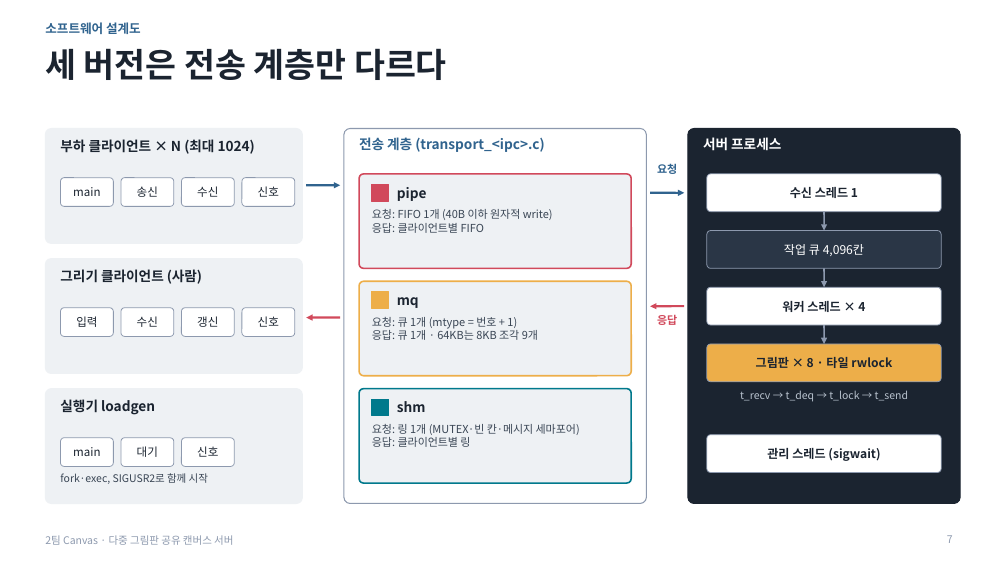
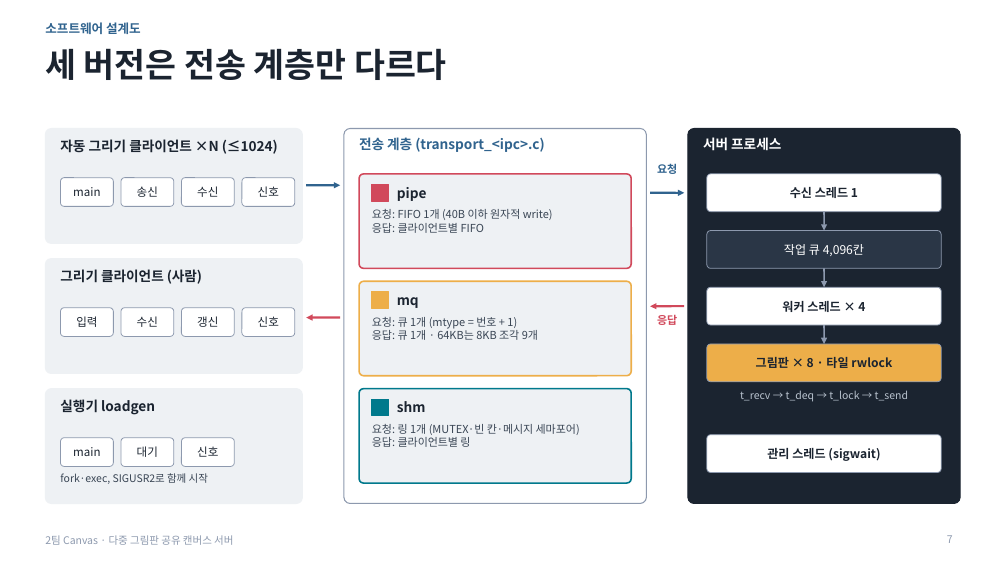
Before and after one commit to unix-ipc-canvas/canvas, a slide deck: slide 7 of docs/submission/발표자료.pptx. Drawn at 1008x567 pixels with LibreOffice and Linux fonts; fonts in the diff are those of the drawing. Boxes give left, top, right and bottom in pixels: in the first picture for what was removed or moved away, otherwise in the second. Text is boxed around its words. In the diff, an @@ line names an element or a change of style, - is before the commit and + after.

Commit message:
docs: 제출물 전체 검토 반영 — 최종보고서·발표자료·대본 다시 만들기
자동 그리기 클라이언트로 이름을 바꾸고, 작업 표현을 정리한 내용을 최종보고서·발표자료·대본에 반영. 검토에서 찾은 어긋남을 고침: 측정 환경의 메모리(약 15GiB)·커널(1단계 보강은 7.0.0-44) 표기, 대본의 투입 시간(153시간, 보고서·발표자료와 같게 작업 기록에서 계산), 2단계 측정 조건 문장의 범위, 실행 결과 슬라이드 제목. AI 활용 기록과 대화 기록에 이번 요청을 덧붙임. Refs #93

```diff
--- a/docs/submission/발표자료.pptx
+++ b/docs/submission/발표자료.pptx
@@ text at (60,139,278,154): text changed @@
-부하 클라이언트 × N (최대 1024)
+자동 그리기 클라이언트 ×N (≤1024)
```
Also in this commit, not shown: 6 other slides changed, 4 other files.
